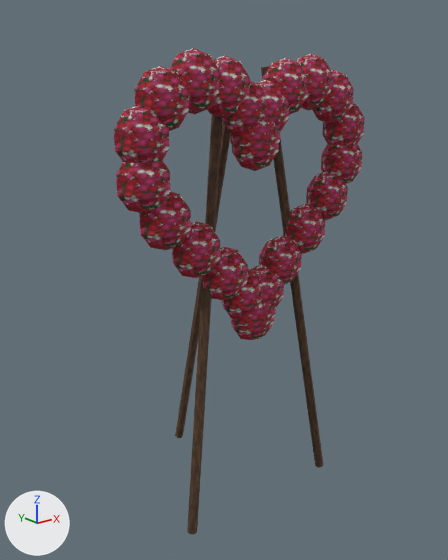
Renders of the Blender file Modelos/Yasser/corona_corazon.blend from each side of a commit.
One viewpoint serves both versions: a 50 mm camera at (-1.104, -1.299, 1.202) aimed at (0.006, 0.089, 0.647). Every picture has the same lights, and +X, +Y and +Z are marked at lower left. The picture after the commit comes second.
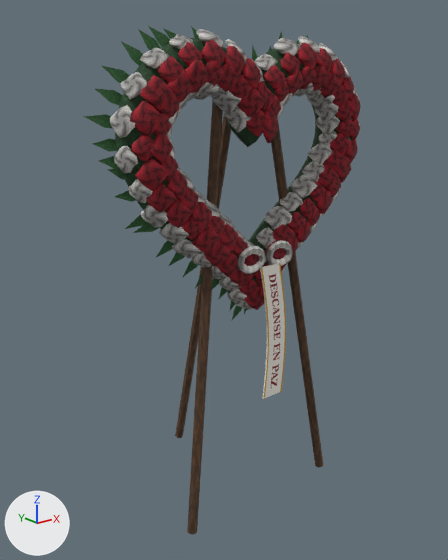
Changed parts and their boxes (x1, y1, x2, y2) in the pictures (448 x 560 px):
'Flores_Petalo_Rojo', added (red)
    after: (130, 39, 361, 310)
'Flores_Petalo_Blanco', added
    after: (110, 29, 360, 310)
'Base', added (mostly hidden)
    after: (115, 38, 352, 310)
'Flores_Hoja_Verde_Oscuro', added
    after: (83, 26, 308, 320)
'Liston', added
    after: (260, 263, 286, 399)
'Sphere.020', deleted (red)
    before: (114, 106, 169, 163)
'Sphere.021', deleted (red)
    before: (134, 66, 189, 131)
'Sphere.019', deleted (red)
    before: (116, 160, 171, 213)
'Sphere.018', deleted (red)
    before: (139, 192, 191, 250)
'Sphere.022', deleted (red)
    before: (169, 48, 220, 115)
'Sphere.017', deleted (red)
    before: (172, 221, 220, 278)
'Sphere.023', deleted (red)
    before: (207, 55, 250, 119)
'Sphere.016', deleted (red)
    before: (203, 247, 248, 300)
'Sphere.003', deleted (red)
    before: (262, 58, 308, 115)
'Sphere.008', deleted (red)
    before: (306, 172, 348, 220)
'Sphere.009', deleted (red)
    before: (283, 204, 325, 254)
'Sphere.010', deleted (red)
    before: (259, 236, 302, 284)
'Sphere.004', deleted (red)
    before: (296, 53, 333, 111)
'Sphere.007', deleted (red)
    before: (321, 144, 362, 184)
'Sphere.024', deleted (red)
    before: (222, 81, 266, 136)
'Sphere.005', deleted (red)
    before: (312, 70, 354, 123)
'Sphere.006', deleted (red)
    before: (322, 103, 365, 145)
'Sphere.015', deleted (red)
    before: (222, 269, 263, 319)
'Sphere', deleted (red)
    before: (232, 134, 279, 171)
'Sphere.002', deleted (red)
    before: (257, 80, 289, 132)
'Mono', added
    after: (238, 240, 293, 274)
'Sphere.011', deleted (red)
    before: (250, 264, 284, 307)
'Sphere.025', deleted (red)
    before: (230, 117, 268, 146)
'Sphere.013', deleted (red)
    before: (231, 312, 274, 340)
'Sphere.014', deleted
    before: (230, 299, 264, 326)
'Sphere.001', deleted (mostly hidden)
    before: (266, 117, 280, 144)
'Sphere.012', deleted (mostly hidden)
    before: (263, 299, 276, 322)

What changed in the scene script:
```text
Remove ob_sphere:
    ob_sphere = bpy.data.objects.new('Sphere', me_sphere)
Remove ob_sphere_001:
    ob_sphere_001 = bpy.data.objects.new('Sphere.001', me_sphere_001)
Remove ob_sphere_002:
    ob_sphere_002 = bpy.data.objects.new('Sphere.002', me_sphere_002)
Remove ob_sphere_003:
    ob_sphere_003 = bpy.data.objects.new('Sphere.003', me_sphere_003)
Remove ob_sphere_004:
    ob_sphere_004 = bpy.data.objects.new('Sphere.004', me_sphere_004)
Remove ob_sphere_005:
    ob_sphere_005 = bpy.data.objects.new('Sphere.005', me_sphere_005)
Remove ob_sphere_006:
    ob_sphere_006 = bpy.data.objects.new('Sphere.006', me_sphere_006)
Remove ob_sphere_007:
    ob_sphere_007 = bpy.data.objects.new('Sphere.007', me_sphere_007)
Remove ob_sphere_008:
    ob_sphere_008 = bpy.data.objects.new('Sphere.008', me_sphere_008)
Remove ob_sphere_009:
    ob_sphere_009 = bpy.data.objects.new('Sphere.009', me_sphere_009)
Remove ob_sphere_010:
    ob_sphere_010 = bpy.data.objects.new('Sphere.010', me_sphere_010)
Remove ob_sphere_011:
    ob_sphere_011 = bpy.data.objects.new('Sphere.011', me_sphere_011)
Remove ob_sphere_012:
    ob_sphere_012 = bpy.data.objects.new('Sphere.012', me_sphere_012)
Remove ob_sphere_013:
    ob_sphere_013 = bpy.data.objects.new('Sphere.013', me_sphere_013)
Remove ob_sphere_014:
    ob_sphere_014 = bpy.data.objects.new('Sphere.014', me_sphere_014)
Remove ob_sphere_015:
    ob_sphere_015 = bpy.data.objects.new('Sphere.015', me_sphere_015)
Remove ob_sphere_016:
    ob_sphere_016 = bpy.data.objects.new('Sphere.016', me_sphere_016)
Remove ob_sphere_017:
    ob_sphere_017 = bpy.data.objects.new('Sphere.017', me_sphere_017)
Remove ob_sphere_018:
    ob_sphere_018 = bpy.data.objects.new('Sphere.018', me_sphere_018)
Remove ob_sphere_019:
    ob_sphere_019 = bpy.data.objects.new('Sphere.019', me_sphere_019)
Remove ob_sphere_020:
    ob_sphere_020 = bpy.data.objects.new('Sphere.020', me_sphere_020)
Remove ob_sphere_021:
    ob_sphere_021 = bpy.data.objects.new('Sphere.021', me_sphere_021)
Remove ob_sphere_022:
    ob_sphere_022 = bpy.data.objects.new('Sphere.022', me_sphere_022)
Remove ob_sphere_023:
    ob_sphere_023 = bpy.data.objects.new('Sphere.023', me_sphere_023)
Remove ob_sphere_024:
    ob_sphere_024 = bpy.data.objects.new('Sphere.024', me_sphere_024)
Remove ob_sphere_025:
    ob_sphere_025 = bpy.data.objects.new('Sphere.025', me_sphere_025)
Add ob_liston:
    ob_liston = bpy.data.objects.new('Liston', me_l)  # 22 vertices, 10 faces; spans x -0.035..0.055, y -0.14..-0.12, z 0.36..0.74; in mat_liston_blanco_texto (picture img_liston_blanco_texto_png), mat_liston_blanco_atras (picture img_liston_blanco_atras_png); modifiers SOLIDIFY
    ob_liston.location = (0.0, 0.0, 0.0)
Add ob_mono:
    ob_mono = bpy.data.objects.new('Mono', me_m)  # 144 vertices, 144 faces; spans x -0.1..0.1, y -0.107..-0.093, z 0.722..0.798; in mat_petalo_blanco (picture img_petalo_blanco_png)
    ob_mono.location = (0.0, 0.0, 0.0)
Add ob_flores_hoja_verde_oscuro:
    ob_flores_hoja_verde_oscuro = bpy.data.objects.new('Flores_Hoja_Verde_Oscuro', me_flores_002)  # 780 vertices, 416 faces; spans x -0.454..0.448, y -0.01..0.017, z 0.548..1.345; in mat_hoja_verde_oscuro (picture img_hoja_verde_oscuro_png)
    ob_flores_hoja_verde_oscuro.location = (0.0, 0.0, 0.0)
Add ob_flores_petalo_rojo:
    ob_flores_petalo_rojo = bpy.data.objects.new('Flores_Petalo_Rojo', me_flores_001)  # 4992 vertices, 4446 faces; spans x -0.389..0.387, y -0.102..-0.059, z 0.603..1.309; in mat_petalo_rojo (picture img_petalo_rojo_png)
    ob_flores_petalo_rojo.location = (0.0, 0.0, 0.0)
Add ob_flores_petalo_blanco:
    ob_flores_petalo_blanco = bpy.data.objects.new('Flores_Petalo_Blanco', me_flores)  # 4480 vertices, 3990 faces; spans x -0.411..0.411, y -0.089..-0.013, z 0.592..1.33; in mat_petalo_blanco (picture img_petalo_blanco_png)
    ob_flores_petalo_blanco.location = (0.0, 0.0, 0.0)
Add ob_base:
    ob_base = bpy.data.objects.new('Base', me_e)  # 640 vertices, 640 faces; spans x -0.396..0.396, y -0.068..0.028, z 0.583..1.31; in mat_follaje (picture img_follaje_png)
    ob_base.location = (0.0, 0.0, 0.0)
```
